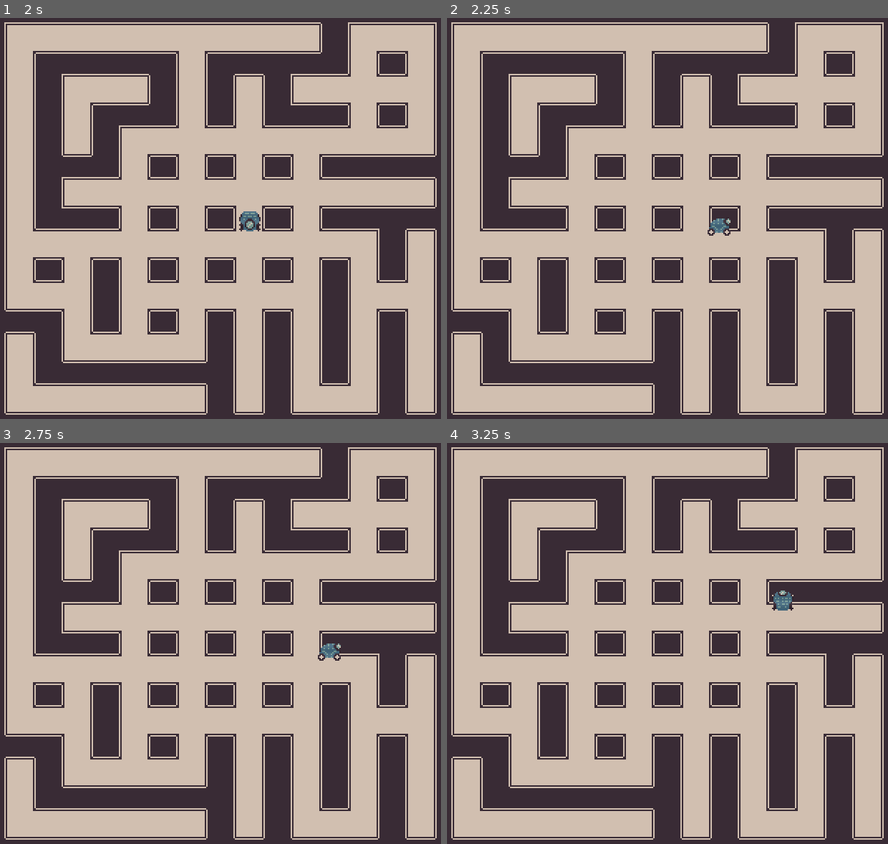
Above: before the commit, frames 1-4 (two rows, left to right).
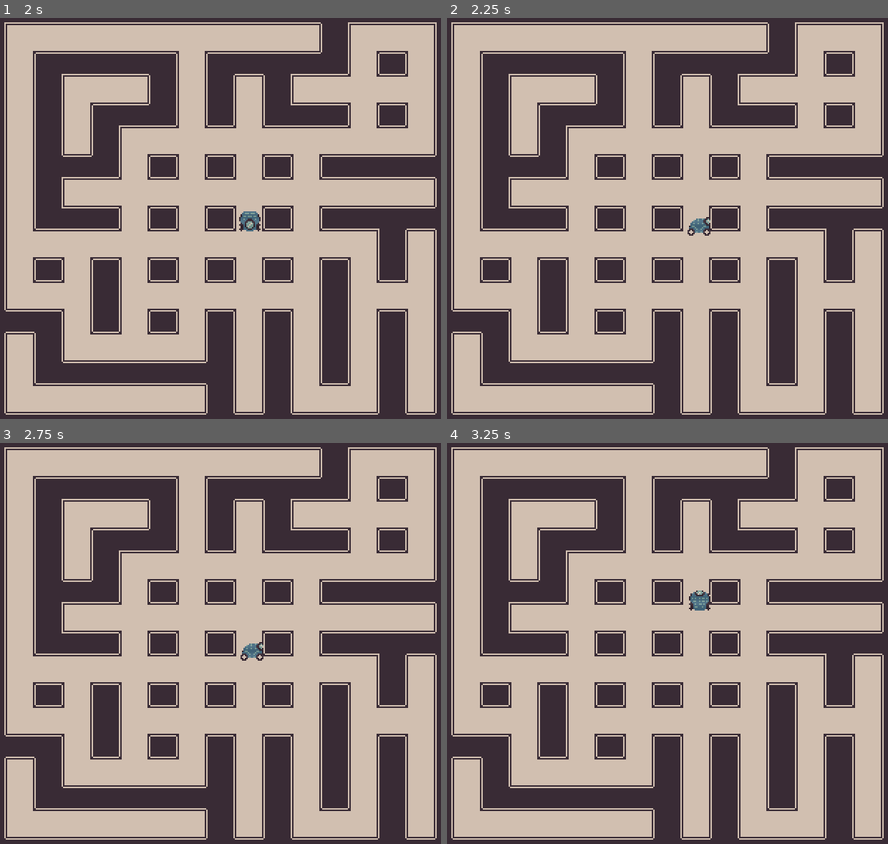
Above: after the commit, the same moments.

Repository: rozy-dixon/CameraObscura
Game: Godot game, scene res://Scenes/starting_level.tscn
Two runs of this game, one before a commit and one after it. Both use one fixed random seed, a clock stepped at 60 frames per second and the inputs below.
Inputs:
- Up to frame 1 (2 s): tap Enter at 0.5 s; hold Right (ui_right) 0.53-1.28 s; hold Down (ui_down) from 1.28 s (still down)
- Up to frame 2 (2.25 s): release Down (ui_down) at 2.03 s; hold Right (ui_right) from 2.03 s (still down)
- Up to frame 3 (2.75 s): keep holding Right (ui_right)
- Up to frame 4 (3.25 s): release Right (ui_right) at 2.78 s; hold Up (ui_up) from 2.78 s (still down)

Frame 1 is identical in both runs. In frame 2, 0.3% of the frame differs, in the area x 54-65%, y 49-55%; in frame 3, 0.3%; in frame 4, 0.4%, in the area x 54-79%, y 36-42%.

Commit message:
Tileset now has collision

Diff:
--- a/Game Files/Scenes/BaseBetaTileset.tscn
+++ b/Game Files/Scenes/BaseBetaTileset.tscn
@@ -1,30 +1,99 @@
-[gd_scene load_steps=4 format=3 uid="uid://bm30q8mdyqi4e"]
+[gd_scene load_steps=5 format=3 uid="uid://bm30q8mdyqi4e"]
 
 [ext_resource type="Texture2D" uid="uid://bvnow2lk0stqc" path="res://Sprites/beta_base_tileset3.png" id="1_4ig3h"]
+
+[sub_resource type="PhysicsMaterial" id="PhysicsMaterial_e8mge"]
 
 [sub_resource type="TileSetAtlasSource" id="TileSetAtlasSource_2y8ar"]
 resource_name = "Base Beta Tile Set"
 texture = ExtResource("1_4ig3h")
 texture_region_size = Vector2i(40, 36)
 0:0/0 = 0
+0:0/0/physics_layer_0/linear_velocity = Vector2(0, 0)
+0:0/0/physics_layer_0/angular_velocity = 0.0
+0:0/0/physics_layer_0/polygon_0/points = PackedVector2Array(-20, -18, -9.05568, -18, -9.05568, -9.13443, -20, -9.125)
+0:0/0/physics_layer_0/polygon_1/points = PackedVector2Array(9.01631, -9.25255, 20, -9.09506, 20, -18, 9.01631, -18)
+0:0/0/physics_layer_0/polygon_2/points = PackedVector2Array(-20, 8.88303, -9.1482, 8.79464, -9.1482, 18, -20, 18)
+0:0/0/physics_layer_0/polygon_3/points = PackedVector2Array(8.94462, 18, 9.15508, 9.01477, 20, 9.01477, 20, 18)
 1:0/0 = 0
+1:0/0/physics_layer_0/linear_velocity = Vector2(0, 0)
+1:0/0/physics_layer_0/angular_velocity = 0.0
+1:0/0/physics_layer_0/polygon_0/points = PackedVector2Array(-20, -18, -9.05981, -18, -9.23658, 18, -20, 18)
+1:0/0/physics_layer_0/polygon_1/points = PackedVector2Array(8.87447, -18, 9.08493, -9.22523, 20, -9.15508, 20, -18)
+1:0/0/physics_layer_0/polygon_2/points = PackedVector2Array(9, 9, 9, 18, 20, 18, 20, 9)
 2:0/0 = 0
+2:0/0/physics_layer_0/linear_velocity = Vector2(0, 0)
+2:0/0/physics_layer_0/angular_velocity = 0.0
+2:0/0/physics_layer_0/polygon_0/points = PackedVector2Array(-20, -9, 20, -9, 20, -18, -20, -18)
+2:0/0/physics_layer_0/polygon_1/points = PackedVector2Array(-20, 9, -9, 9, -9, 18, -20, 18)
+2:0/0/physics_layer_0/polygon_2/points = PackedVector2Array(9, 18, 9, 9, 20, 9, 20, 18)
 3:0/0 = 0
+3:0/0/physics_layer_0/linear_velocity = Vector2(0, 0)
+3:0/0/physics_layer_0/angular_velocity = 0.0
+3:0/0/physics_layer_0/polygon_0/points = PackedVector2Array(-20, 9, 20, 9, 20, 18, -20, 18)
+3:0/0/physics_layer_0/polygon_1/points = PackedVector2Array(-20, -9, 20, -9, 20, -18, -20, -18)
 4:0/0 = 0
+4:0/0/physics_layer_0/linear_velocity = Vector2(0, 0)
+4:0/0/physics_layer_0/angular_velocity = 0.0
+4:0/0/physics_layer_0/polygon_0/points = PackedVector2Array(-20, -9, 9, -9, 9, 9, -20, 9, -20, 18, 20, 18, 20, -18, -20, -18)
 5:0/0 = 0
+5:0/0/physics_layer_0/linear_velocity = Vector2(0, 0)
+5:0/0/physics_layer_0/angular_velocity = 0.0
+5:0/0/physics_layer_0/polygon_0/points = PackedVector2Array(-20, 18, -20, -18, 20, -18, 20, 18, 9, 18, 9, -9, -9, -9, -9, 18)
 0:1/0 = 0
+0:1/0/physics_layer_0/linear_velocity = Vector2(0, 0)
+0:1/0/physics_layer_0/angular_velocity = 0.0
+0:1/0/physics_layer_0/polygon_0/points = PackedVector2Array(-20, -18, 20, -18, 20, 18, -20, 18)
 1:1/0 = 0
+1:1/0/physics_layer_0/linear_velocity = Vector2(0, 0)
+1:1/0/physics_layer_0/angular_velocity = 0.0
+1:1/0/physics_layer_0/polygon_0/points = PackedVector2Array(-20, -9, -9, -9, -9, -18, -20, -18)
+1:1/0/physics_layer_0/polygon_1/points = PackedVector2Array(-20, 9, -9, 9, -9, 18, -20, 18)
+1:1/0/physics_layer_0/polygon_2/points = PackedVector2Array(9, -18, 9, 18, 20, 18, 20, -18)
 2:1/0 = 0
+2:1/0/physics_layer_0/linear_velocity = Vector2(0, 0)
+2:1/0/physics_layer_0/angular_velocity = 0.0
+2:1/0/physics_layer_0/polygon_0/points = PackedVector2Array(-20, -9, -9, -9, -9, -18, -20, -18)
+2:1/0/physics_layer_0/polygon_1/points = PackedVector2Array(9, -18, 9, -9, 20, -9, 20, -18)
+2:1/0/physics_layer_0/polygon_2/points = PackedVector2Array(-20, 9, 20, 9, 20, 18, -20, 18)
 3:1/0 = 0
+3:1/0/physics_layer_0/linear_velocity = Vector2(0, 0)
+3:1/0/physics_layer_0/angular_velocity = 0.0
+3:1/0/physics_layer_0/polygon_0/points = PackedVector2Array(-9, -18, -20, -18, -20, 18, -9, 18)
+3:1/0/physics_layer_0/polygon_1/points = PackedVector2Array(9, -18, 9, 18, 20, 18, 20, -18)
 4:1/0 = 0
+4:1/0/physics_layer_0/linear_velocity = Vector2(0, 0)
+4:1/0/physics_layer_0/angular_velocity = 0.0
+4:1/0/physics_layer_0/polygon_0/points = PackedVector2Array(20, -9, 20, -18, -20, -18, -20, 18, 20, 18, 20, 9, -9, 9, -9, -9)
 5:1/0 = 0
+5:1/0/physics_layer_0/linear_velocity = Vector2(0, 0)
+5:1/0/physics_layer_0/angular_velocity = 0.0
+5:1/0/physics_layer_0/polygon_0/points = PackedVector2Array(-9, -18, -20, -18, -20, 18, 20, 18, 20, -18, 9, -18, 9, 9, -9, 9)
 0:2/0 = 0
+0:2/0/physics_layer_0/linear_velocity = Vector2(0, 0)
+0:2/0/physics_layer_0/angular_velocity = 0.0
+0:2/0/physics_layer_0/polygon_0/points = PackedVector2Array(-9, 18, -9, -9, 20, -9, 20, -18, -20, -18, -20, 18)
+0:2/0/physics_layer_0/polygon_1/points = PackedVector2Array(9, 18, 9, 9, 20, 9, 20, 18)
 1:2/0 = 0
+1:2/0/physics_layer_0/linear_velocity = Vector2(0, 0)
+1:2/0/physics_layer_0/angular_velocity = 0.0
+1:2/0/physics_layer_0/polygon_0/points = PackedVector2Array(-20, 9, -9, 9, -9, 18, -20, 18)
+1:2/0/physics_layer_0/polygon_1/points = PackedVector2Array(-20, -9, 9, -9, 9, 18, 20, 18, 20, -18, -20, -18)
 2:2/0 = 0
+2:2/0/physics_layer_0/linear_velocity = Vector2(0, 0)
+2:2/0/physics_layer_0/angular_velocity = 0.0
+2:2/0/physics_layer_0/polygon_0/points = PackedVector2Array(9, -18, 9, -9, 20, -9, 20, -18)
+2:2/0/physics_layer_0/polygon_1/points = PackedVector2Array(-20, -18, -9, -18, -9, 9, 20, 9, 20, 18, -20, 18)
 3:2/0 = 0
+3:2/0/physics_layer_0/linear_velocity = Vector2(0, 0)
+3:2/0/physics_layer_0/angular_velocity = 0.0
+3:2/0/physics_layer_0/polygon_0/points = PackedVector2Array(-20, -9, -9, -9, -9, -18, -20, -18)
+3:2/0/physics_layer_0/polygon_1/points = PackedVector2Array(-20, 9, 9, 9, 9, -18, 20, -18, 20, 18, -20, 18)
 
 [sub_resource type="TileSet" id="TileSet_m28sh"]
 tile_size = Vector2i(40, 36)
+physics_layer_0/collision_layer = 1
+physics_layer_0/physics_material = SubResource("PhysicsMaterial_e8mge")
 sources/3 = SubResource("TileSetAtlasSource_2y8ar")
 
 [node name="TileMap" type="TileMap"]
--- a/Game Files/Scenes/starting_level.tscn
+++ b/Game Files/Scenes/starting_level.tscn
@@ -24,4 +24,4 @@
 position = Vector2(120, 90)
 
 [node name="TileMap" parent="." instance=ExtResource("5_ucaeq")]
-layer_0/tile_data = PackedInt32Array(196611, 3, 0, 196612, 3 …(1009 unchanged characters)… , 0, 327681, 65539, 1, 262145, 131075, 0)
+layer_0/tile_data = PackedInt32Array(196611, 3, 0, 196612, 3 …(1009 unchanged characters)… , 0, 327681, 65539, 1, 262145, 131075, 0, 65548, 131075, 1, 65547, 131075, 1, 131083, 131075, 0, 131082, 3, 0, 196618, 3, 0, 262154, 3, 0, 262155, 3, 0, 327691, 3, 0, 327692, 3, 0, 393228, 131075, 0, 393227, 131075, 0, 458763, 131075, 1, 393229, 131075, 0, 393230, 131075, 0, 327694, 131075, 1, 393226, 131075, 0, 458762, 131075, 1, 458764, 131075, 1, 458765, 131075, 1, 262158, 131075, 0, 262159, 131075, 0, 327695, 131075, 1, 131087, 131075, 0, 196623, 131075, 1, 131086, 131075, 0, 196622, 131075, 1, 131085, 131075, 0, 196621, 131075, 1, 12, 131075, 0, 11, 131075, 0, 196619, 131075, 1, 131084, 131075, 0, 196620, 131075, 1, 262157, 131075, 0, 327693, 131075, 1, 458766, 131075, 1, 393231, 131075, 0, 458767, 131075, 1, 458768, 196611, 2, 458761, 262147, 1, 393225, 131075, 1, 262153, 131075, 1, 327690, 131075, 1, 393232, 196611, 1, 327696, 327683, 0, 262160, 196611, 2)
